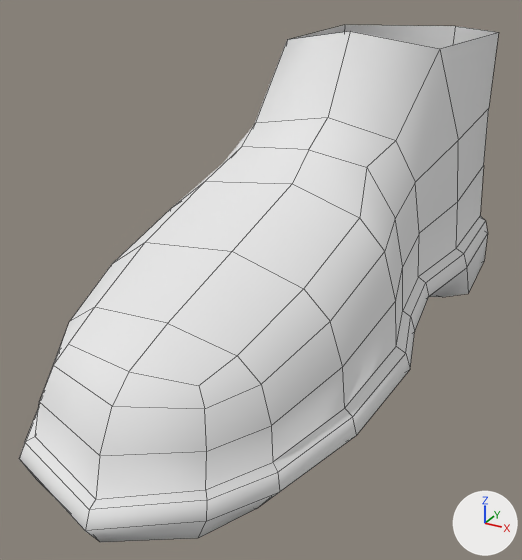
Two versions of the OBJ model data/mesh/Utah/Uth_Shoe_Rt_MshShape.obj, one commit apart.
Camera for both pictures: a camera (50 mm lens) standing at (2.8, -39.6, 18.3) and looking at (-13.2, -10.6, 3.8). Arrows for +X, +Y and +Z are at lower right; the lights stay in place. Mesh edges are drawn as thin lines. Where no turn or scale is listed for an object, it has been applied to the vertices.

Names of what the first picture shows: 'Uth_Shoe_Rt_MshShape'.
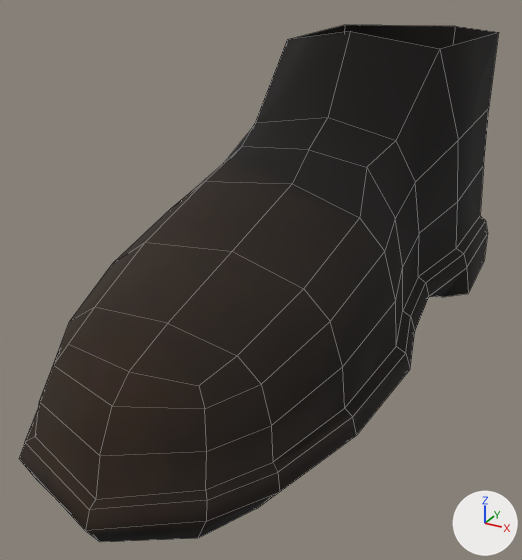
Pixel boxes (x1, y1, x2, y2) of what changed, in the pictures (522 x 560 px):
'Uth_Shoe_Rt_MshShape', surface changed
    both: (19, 25, 499, 542)

What changed in the scene script:
```text
Add img_chrutah_body_diffuse_dds:
    img_chrutah_body_diffuse_dds = load_image('ChrUtah_Body_Diffuse.dds', 'ChrUtah_Body_Diffuse.dds', 2048, 2048, 'sRGB')
Add img_chrutah_body_normal_dds:
    img_chrutah_body_normal_dds = load_image('ChrUtah_Body_Normal.dds', 'ChrUtah_Body_Normal.dds', 2048, 2048, 'sRGB')
Change mat_chrutah_mesh_body_sg:
    add n2 = _N.new('ShaderNodeTexImage'); n2.name = 'Image Texture'
    add n2.image = img_chrutah_body_diffuse_dds
    add n3 = _N.new('ShaderNodeTexImage'); n3.name = 'Image Texture.001'
    add n3.image = img_chrutah_body_normal_dds
    add n4 = _N.new('ShaderNodeNormalMap'); n4.name = 'Normal Map'
    add n4.inputs[0].default_value = 0.0  # 'Strength'
    where n0 = _N.new('ShaderNodeBsdfPrincipled'); n0.name = 'Principled BSDF'
    add _L.new(n2.outputs[0], n0.inputs[0])  # 'Color' to 'Base Color'
    add _L.new(n3.outputs[0], n4.inputs[1])  # 'Color' to 'Color'
    add _L.new(n4.outputs[0], n0.inputs[5])  # 'Normal' to 'Normal'
```
